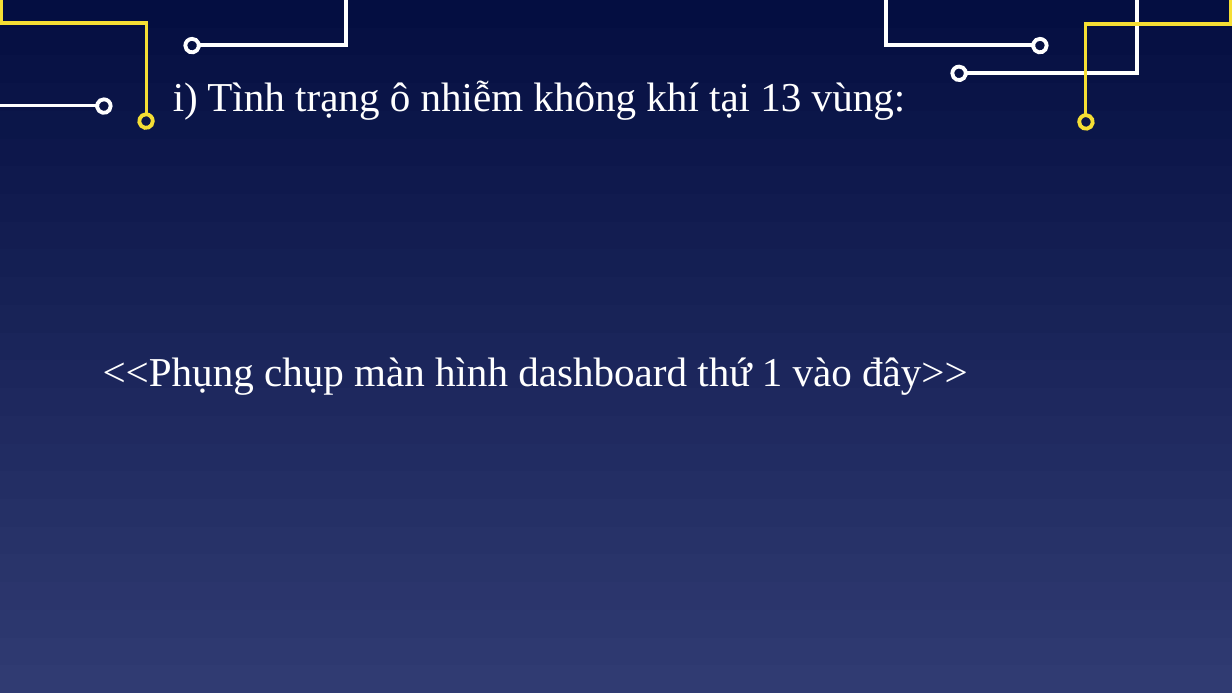
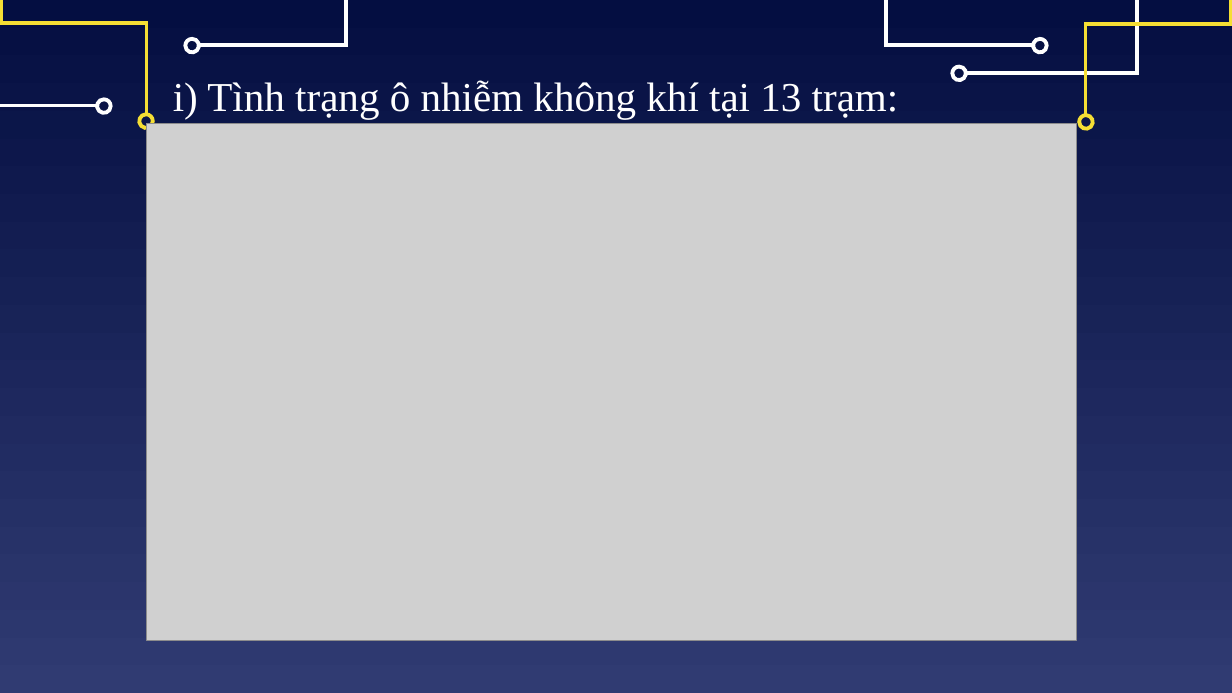
Before and after one commit to quandum/hcm_air_quality, a slide deck: slide 13 of report/[KyThuatXuLyDuLieu]Báo cáo đồ án cuối kỳ_Nhóm_11.pptx. Drawn at 1232x693 pixels with LibreOffice and Linux fonts; fonts in the diff are those of the drawing; grey boxes stand for pictures. Boxes give left, top, right and bottom in pixels: in the first picture for what was removed or moved away, otherwise in the second. Text is boxed around its words. In the diff, an @@ line names an element or a change of style, - is before the commit and + after.

```diff
--- a/report/[KyThuatXuLyDuLieu]Báo cáo đồ án cuối kỳ_Nhóm_11.pptx
+++ b/report/[KyThuatXuLyDuLieu]Báo cáo đồ án cuối kỳ_Nhóm_11.pptx
@@ text at (173, 80, 899, 119): text changed @@
-i) Tình trạng ô nhiễm không khí tại 13 vùng:
+i) Tình trạng ô nhiễm không khí tại 13 trạm:
@@ picture added at (147, 123, 1077, 641) @@
@@ text removed at (103, 357, 968, 394) @@
-<<Phụng chụp màn hình dashboard thứ 1 vào đây>>
```
Also in this commit, not shown: 1 other slide changed.
